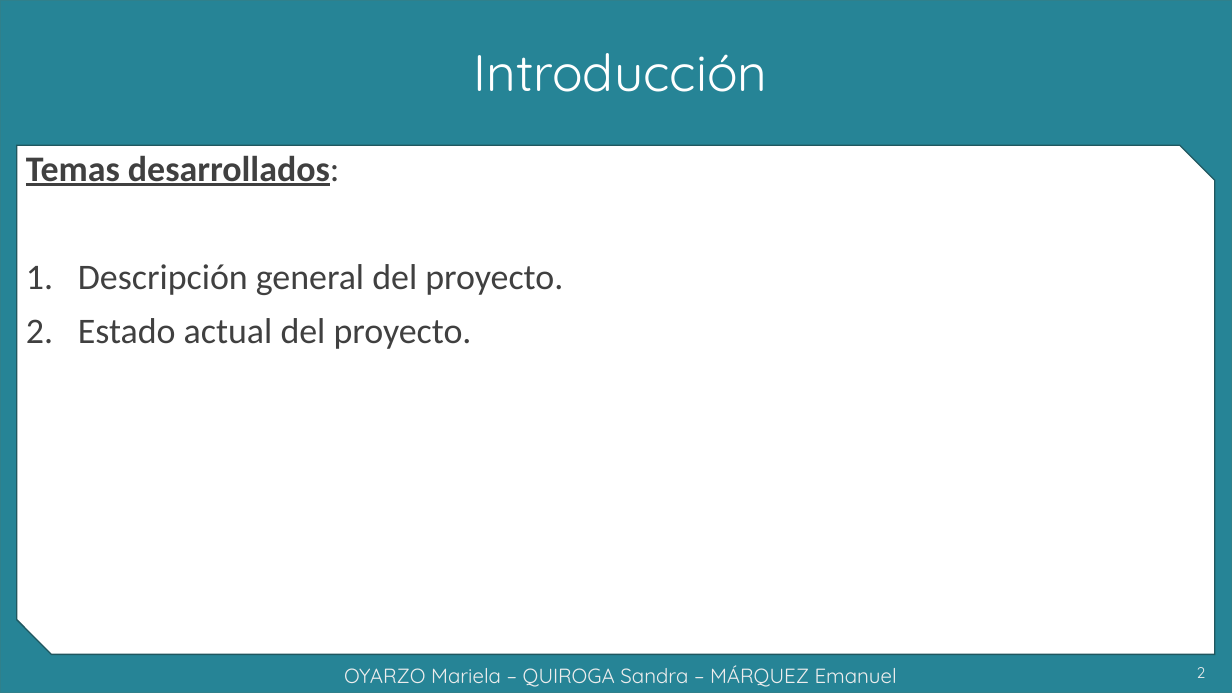
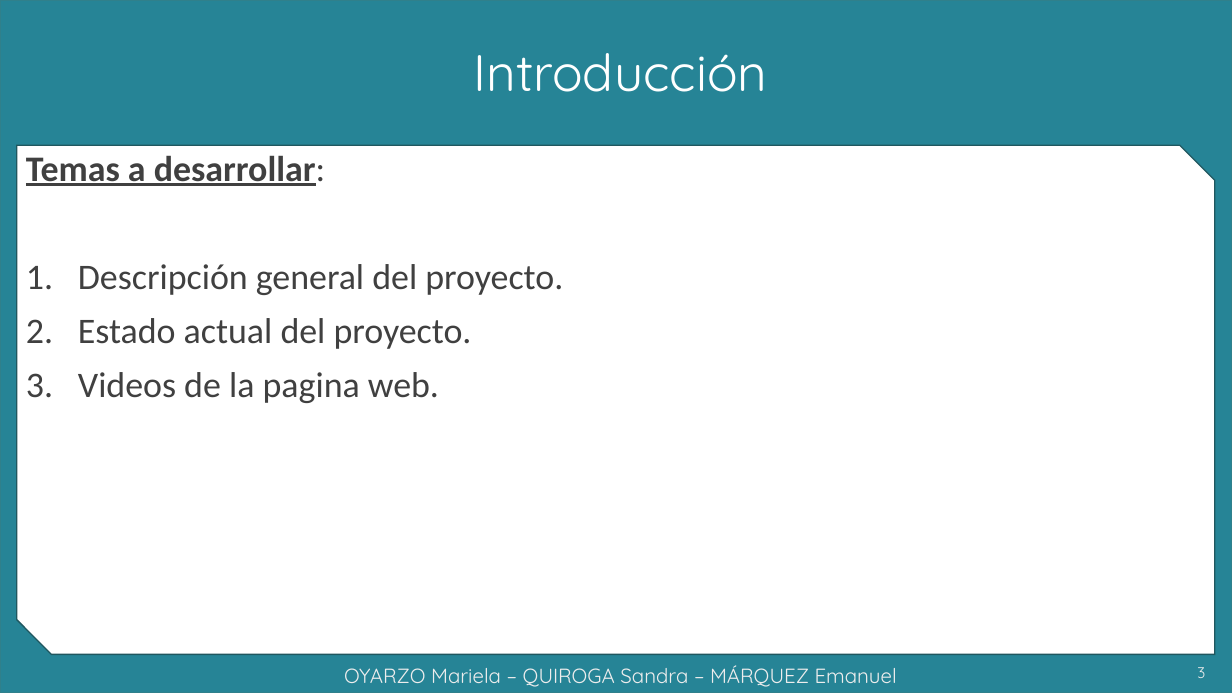
Before and after one commit to grupoyenu/yenu, a slide deck: slide 3 of 08. Presentaciones/Presentación 10 - 21.11.19.pptx (slide 2 before the commit). Drawn at 1232x693 pixels with LibreOffice and Linux fonts; fonts in the diff are those of the drawing; background and template pictures are left out. Boxes give left, top, right and bottom in pixels: in the first picture for what was removed or moved away, otherwise in the second. Text is boxed around its words. In the diff, an @@ line names an element or a change of style, - is before the commit and + after.

```diff
--- a/08. Presentaciones/Presentación 10 - 21.11.19.pptx
+++ b/08. Presentaciones/Presentación 10 - 21.11.19.pptx
@@ text at (x1=26, y1=155, x2=325, y2=186): text changed @@
-Temas desarrollados:
+Temas a desarrollar:
@@ text at (x1=78, y1=372, x2=439, y2=403): paragraph added @@
+3. Videos de la pagina web.
@@ page number at (x1=1197, y1=667, x2=1205, y2=678): text changed @@
-2
+3
```
Also in this commit, not shown: 2 other slides changed.
